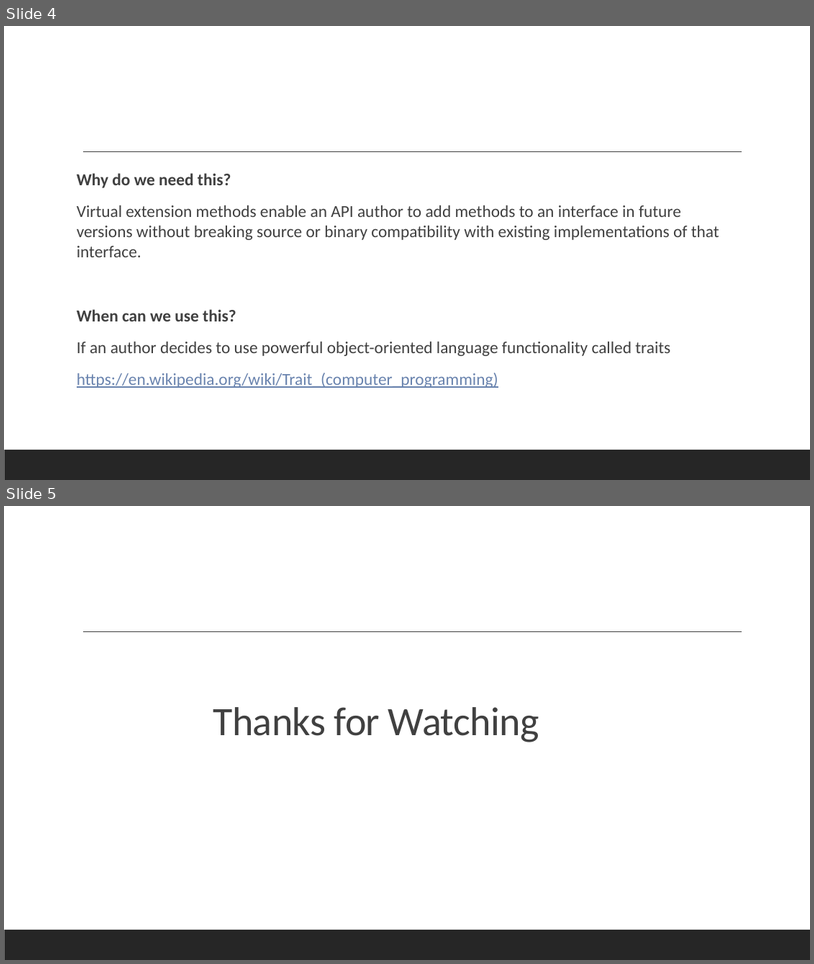
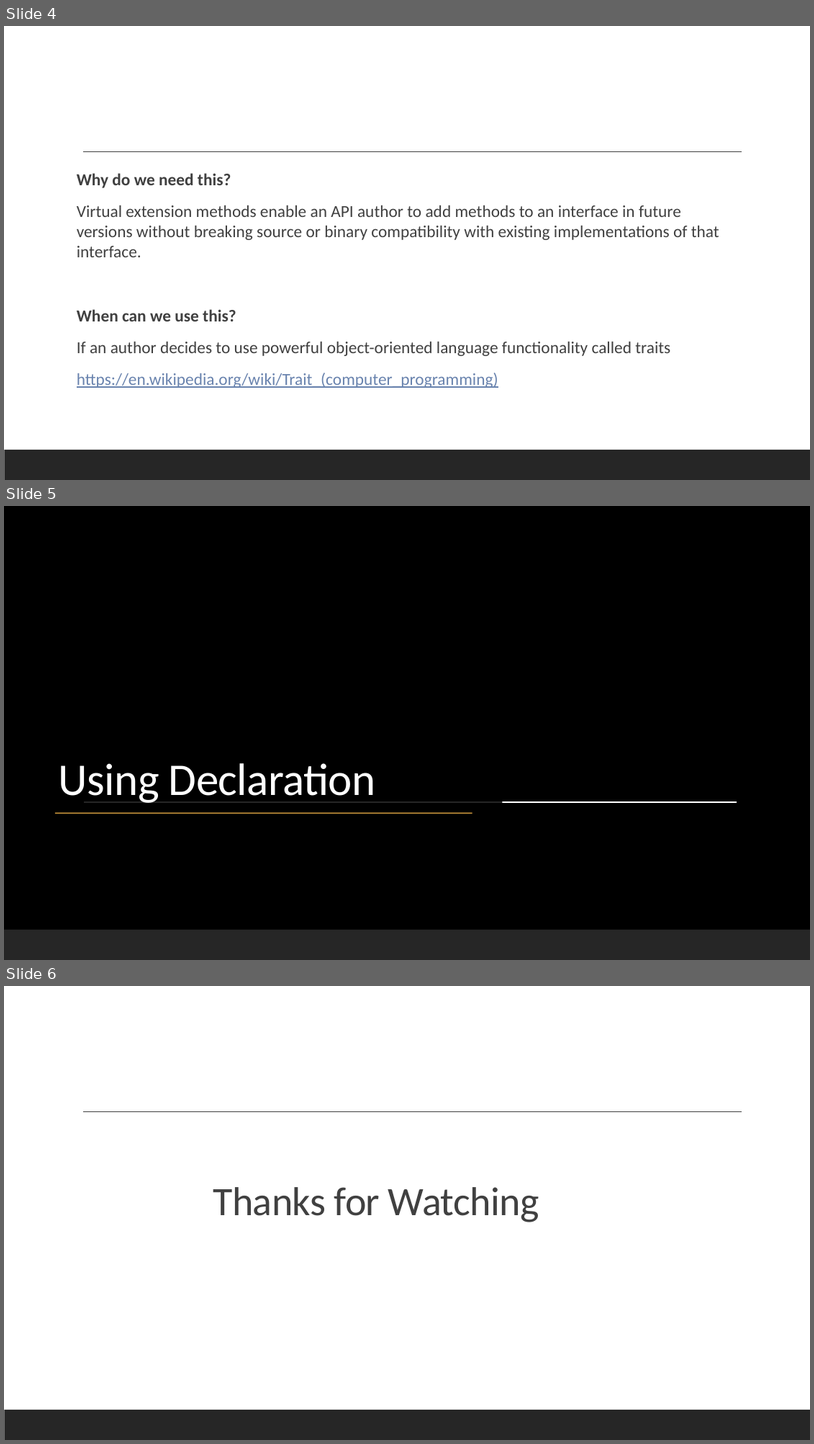
Before and after one commit to picoage/CSharp8Features, a slide deck: C# 8 Features.pptx. Shown one above the other, each under a label of ours: slides 4 and 5 before the commit, slides 4, 5 and 6 after it. The pictures are 814x964 and 814x1444 pixels, drawn with LibreOffice and Linux fonts; fonts in the diff are those of the drawing; background and template pictures are left out. Boxes give left, top, right and bottom in pixels: in the first picture for what was removed or moved away, otherwise in the second. Text is boxed around its words. In the diff, an @@ line names an element or a change of style, - is before the commit and + after.

```diff
--- a/C# 8 Features.pptx
+++ b/C# 8 Features.pptx
@@ slide 5 added at <box>4,506,810,960</box>, background picture (left out); not listed: 1 template element that a slide beside it also shows @@
@@ rectangle added at <box>4,713,502,875</box>, fill #000000 at 85% opacity @@
@@ title added at <box>59,763,376,803</box>, 54 pt, text #FFFFFF @@
+Using Declaration
@@ line added from (84, 802) to (737, 802), #FFFFFF 1 pt @@
@@ line added from (55, 813) to (472, 813), #CE993E 1.5 pt @@
@@ rectangle added at <box>4,929,810,960</box>, fill #262626 at 95% opacity @@
@@ what was slide 5 is now slide 6 @@
```
Also in this commit, not shown: 1 other file.
